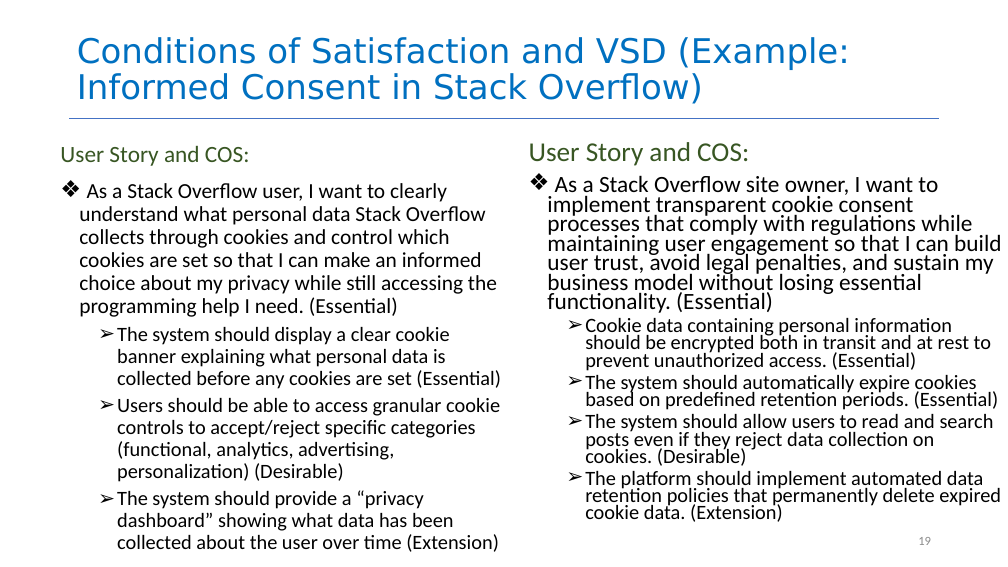
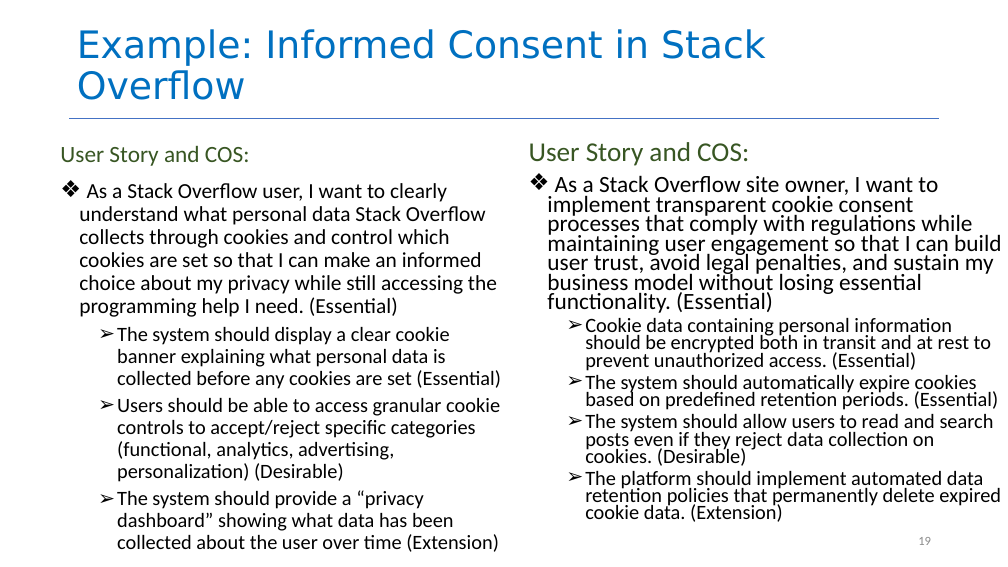
Before and after one commit to yashburshe/CS4530-Fall-2025, a slide deck: slide 19 of Slides/Module 01.2 Requirements Gathering.pptx. Drawn at 1008x567 pixels with LibreOffice and Linux fonts; fonts in the diff are those of the drawing. Boxes give left, top, right and bottom in pixels: in the first picture for what was removed or moved away, otherwise in the second. Text is boxed around its words. In the diff, an @@ line names an element or a change of style, - is before the commit and + after.

```diff
--- a/Slides/Module 01.2 Requirements Gathering.pptx
+++ b/Slides/Module 01.2 Requirements Gathering.pptx
@@ title at [77, 29, 766, 100]: text changed; size 32.4 to 36 pt @@
-Conditions of Satisfaction and VSD (Example: Informed Consent in Stack Overflow)
+Example: Informed Consent in Stack Overflow
```
Also in this commit, not shown: 4 other slides changed, 1 slide added, 2 other files.
